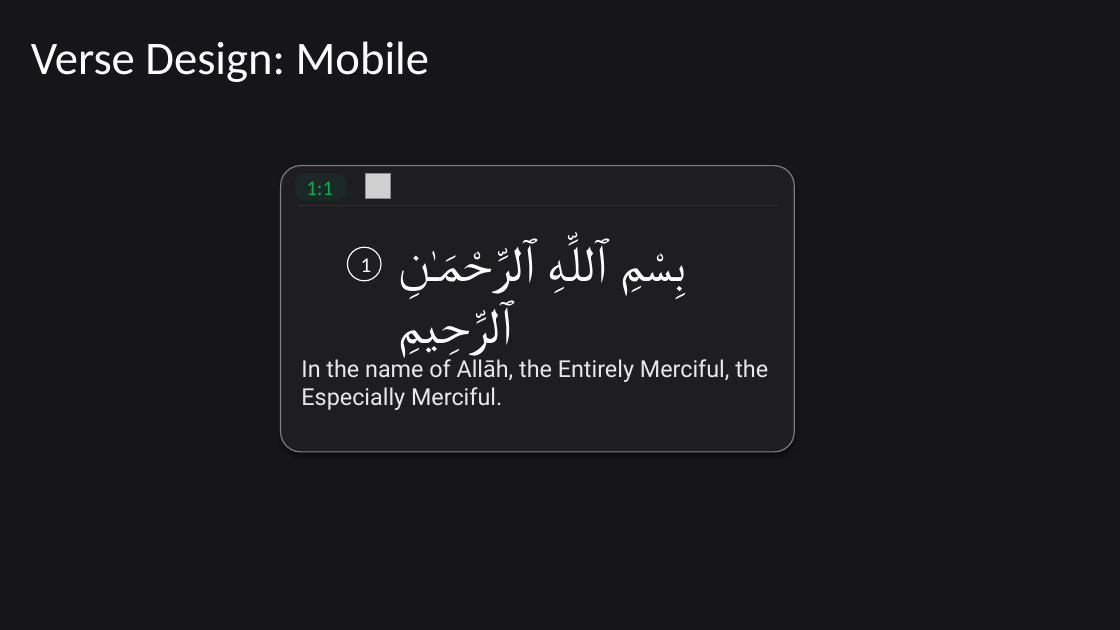
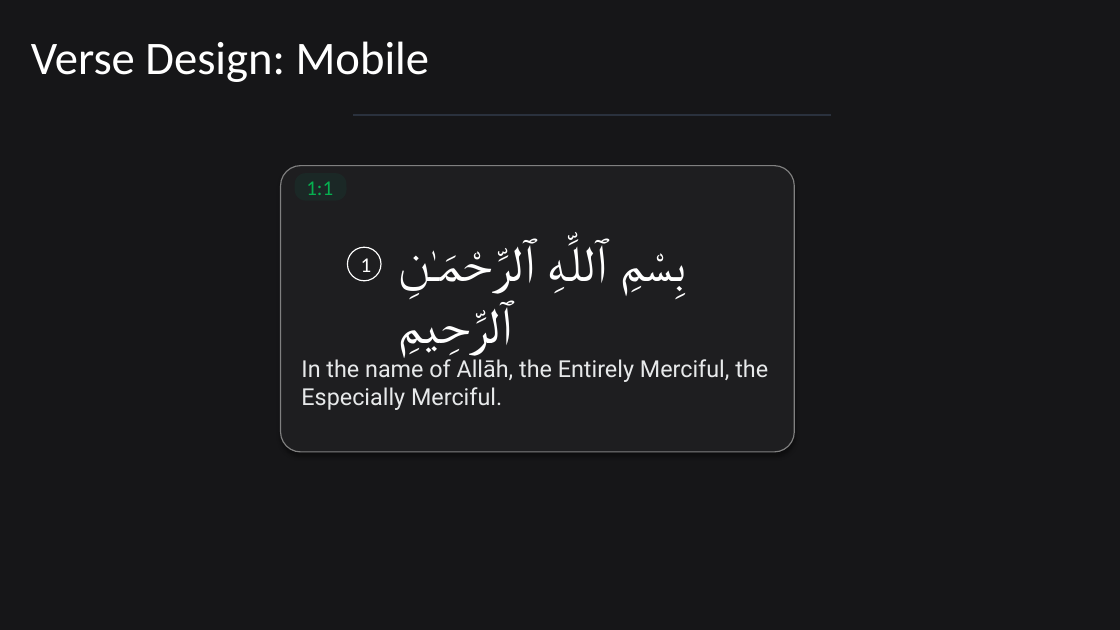
Before and after one commit to jakirhussain28/al-quran, a slide deck: slide 10 of GUI-design.pptx. Drawn at 1120x630 pixels with LibreOffice and Linux fonts; fonts in the diff are those of the drawing; grey boxes stand for pictures. Boxes give left, top, right and bottom in pixels: in the first picture for what was removed or moved away, otherwise in the second. Text is boxed around its words. In the diff, an @@ line names an element or a change of style, - is before the commit and + after.

```diff
--- a/GUI-design.pptx
+++ b/GUI-design.pptx
@@ line moved from (777, 206) - (298, 206) to (832, 115) - (353, 115) @@
@@ picture removed at [365, 173, 391, 198] @@
```
Also in this commit, not shown: 3 other slides changed, 2 slides added, 1 other file.
